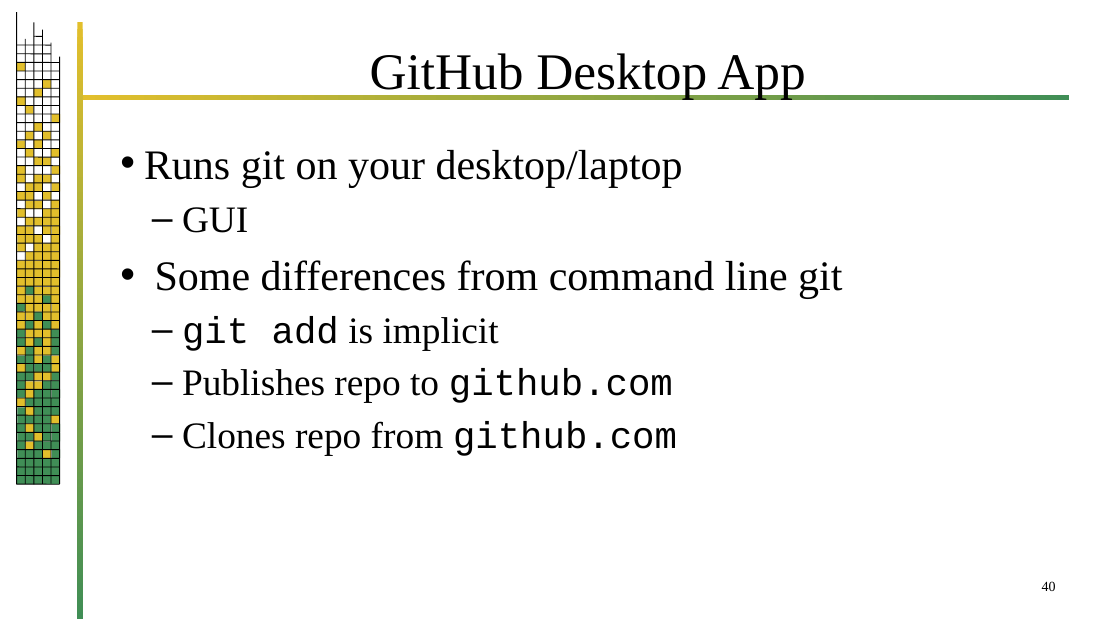
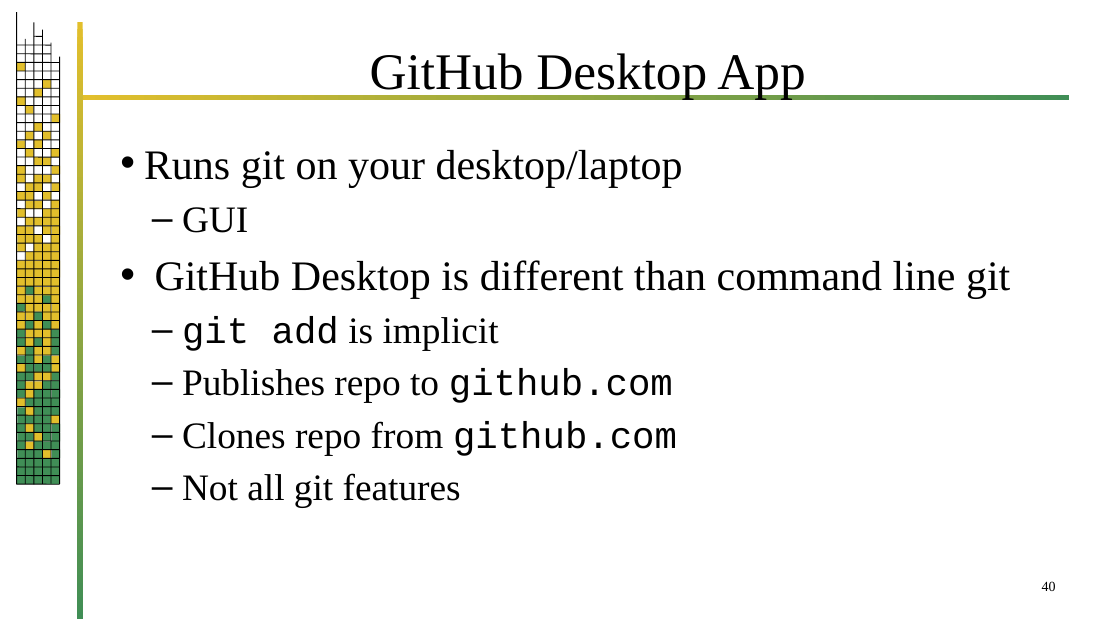
Before and after one commit to jrb28/git, a slide deck: slide 40 of 26bGit.pptx. Drawn at 1120x630 pixels with LibreOffice and Linux fonts; fonts in the diff are those of the drawing; background and template pictures are left out. Boxes give left, top, right and bottom in pixels: in the first picture for what was removed or moved away, otherwise in the second. Text is boxed around its words. In the diff, an @@ line names an element or a change of style, - is before the commit and + after.

```diff
--- a/26bGit.pptx
+++ b/26bGit.pptx
@@ text at [155, 260, 1010, 298]: text changed @@
-• Some differences from command line git
+• GitHub Desktop is different than command line git
@@ text at [182, 473, 461, 507]: paragraph added @@
+  – Not all git features
```
Also in this commit, not shown: 11 other slides changed, 15 slides added.
